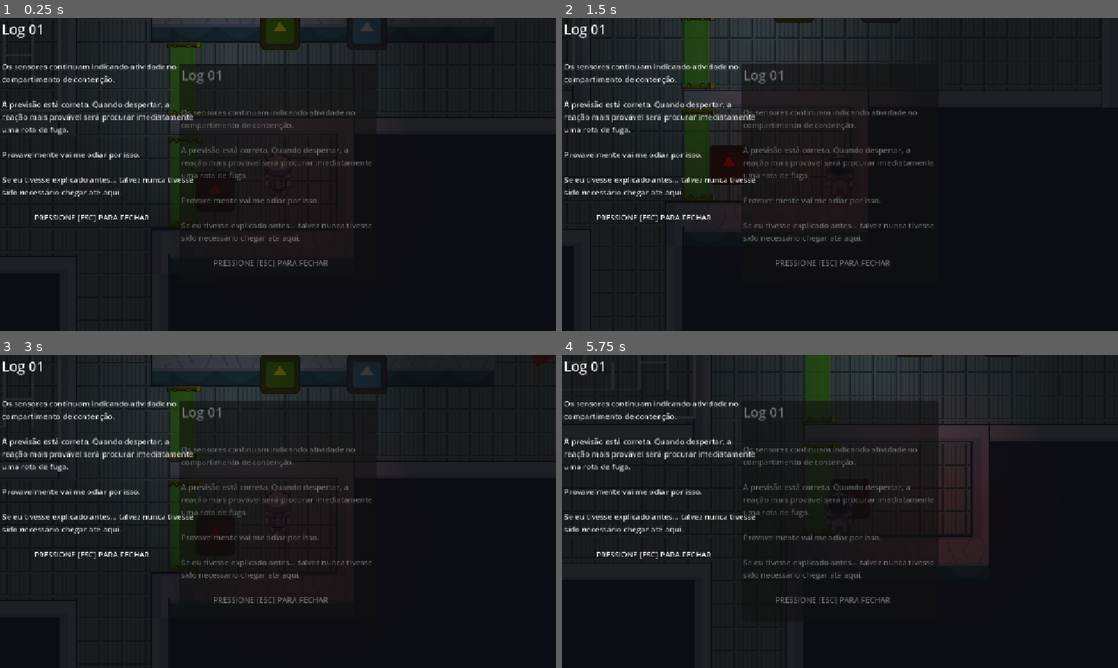
Above: before the commit, frames 1-4 (two rows, left to right).
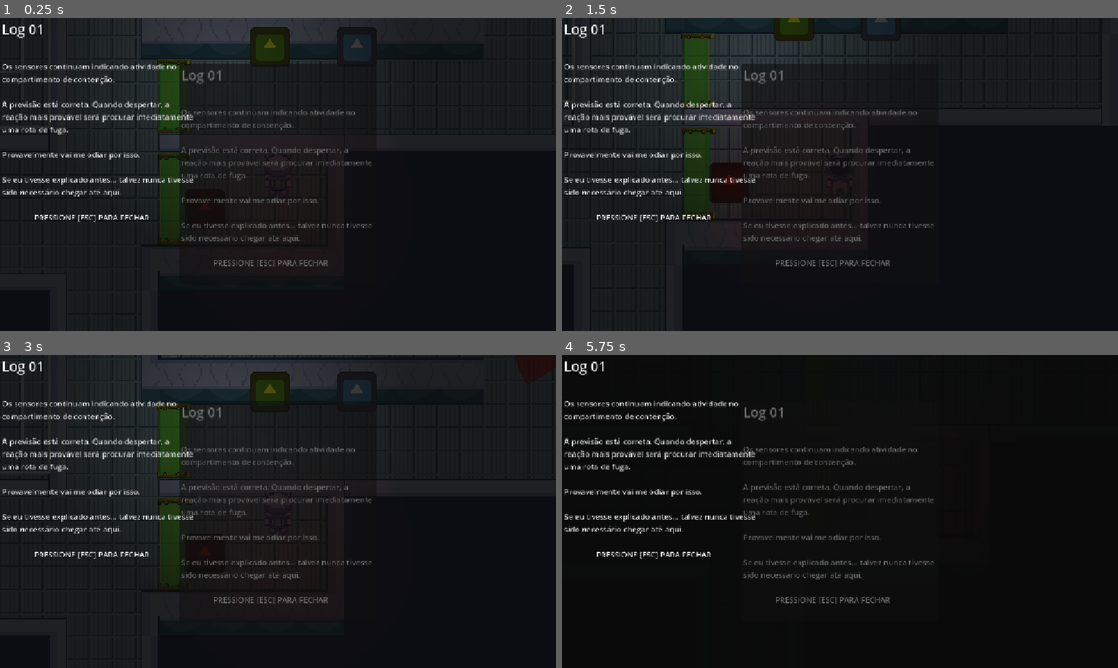
Above: after the commit, the same moments.

Repository: Nickashu/Laje-2026-Grupo-Verde
Game: Godot game, scene res://cenas/cena_teste.tscn
The game is run twice, just before and just after one commit, with the same random seed, the same clock (stepped at 60 frames per second) and the same inputs. This scene is started directly instead of the project's main scene. The engine's default icon, where the game draws it, is replaced by a stand-in: a white triangle on a blue panel in a dark square. Sound files missing from this copy of the repository are replaced by a short silence.
Inputs (mouse positions are in pixels of both pictures, inside the frame that each line leads up to):
- Up to frame 1 (0.25 s): no input
- Up to frame 2 (1.5 s): tap Enter at 0.5 s; move the mouse to (962, 158) at 0.52 s; hold Right (ui_right) 0.53-1.28 s; click (962, 158) at 0.6 s; tap Space at 1.25 s; move the mouse to (728, 190) at 1.27 s; hold Down (ui_down) from 1.28 s (still down); tap E (interagir) at 1.35 s
- Up to frame 3 (3 s): tap Enter at 2 s; move the mouse to (333, 442) at 2.02 s; release Down (ui_down) at 2.03 s; hold Right (ui_right) 2.03-2.78 s; hold T (troca_de_modo) 2.03-2.78 s; tap Space at 2.75 s; move the mouse to (250, 574) at 2.77 s; hold Up (ui_up) from 2.78 s (still down); tap R at 2.85 s; click (250, 574) at 2.92 s
- Up to frame 4 (5.75 s): move the mouse to (1006, 558) at 3.52 s; release Up (ui_up) at 3.53 s; hold Left (ui_left) 3.53-5.03 s; click (1006, 558) at 3.6 s; move the mouse to (673, 464) at 4.27 s; tap E (interagir) at 4.35 s; move the mouse to (867, 511) at 5.02 s; hold Down (ui_down) from 5.03 s (still down); hold T (troca_de_modo) from 5.03 s (still down); click (867, 511) at 5.17 s

The runs differ from the first frame. In frame 1, 3.8% of the frame differs, in the area x 3-70%, y 0-73%; in frame 2, 2.9%; in frame 3, 3.8%; in frame 4, 12%, in the area x 0-100%, y 0-68%.

Commit message:
fix: Fazendo build inicial e consertando script do Player

Diff:
--- a/cenas/cena_teste.tscn
+++ b/cenas/cena_teste.tscn
@@ -107,8 +107,8 @@
 [node name="CollisionPolygon2D" type="CollisionPolygon2D" parent="ilha de parede 3" unique_id=255414389]
 polygon = PackedVector2Array(-44, -108, -268, -108, -268, -95, -57, -95, -57, 33, -44, 33, -44, 0)
 
-[node name="character_body_2d" parent="." unique_id=482596540 instance=ExtResource("2_epxgt")]
-position = Vector2(974, -353)
+[node name="Player" parent="." unique_id=482596540 instance=ExtResource("2_epxgt")]
+position = Vector2(981, -365)
 
 [node name="Camera2D" type="Camera2D" parent="." unique_id=1637828347 node_paths=PackedStringArray("player")]
 zoom = Vector2(3, 3)
@@ -117,7 +117,7 @@
 limit_right = 1560
 limit_bottom = 601
 script = ExtResource("12_la5s6")
-player = NodePath("../character_body_2d")
+player = NodePath("../Player")
 
 [node name="CanvasLayer" type="CanvasLayer" parent="." unique_id=759786513]
 
@@ -131,7 +131,7 @@
 mouse_filter = 2
 color = Color(0, 1, 0, 0.5921569)
 script = ExtResource("13_3x8ur")
-player = NodePath("../../character_body_2d")
+player = NodePath("../../Player")
 camera = NodePath("../../Camera2D")
 
 [node name="porta_temp" parent="." unique_id=116038246 node_paths=PackedStringArray("filtro") instance=ExtResource("14_dpk8w")]
--- a/scripts/area_fim.gd
+++ b/scripts/area_fim.gd
@@ -7,4 +7,4 @@
 
 func _on_body_entered(body: Node2D) -> void:
 	if body.name == "Player":  # Verifica se o corpo que entrou é o jogador
-		transicao.load_scene("res://cenas/cutscene_final.tscn")
+		transicao.load_scene("res://cenas/main_menu.tscn")
Not shown: 1 places in cenas/area_fim.tscn that only renumber resources
Not shown: 2 places in cenas/cena_teste.tscn that only renumber resources
Not shown, changed: export_presets.cfg
Renamed: scripts/player.gd -> scripts/character_body_2d.gd
Renamed: scripts/player.gd.uid -> scripts/character_body_2d.gd.uid
Not shown, changed: .gitignore
